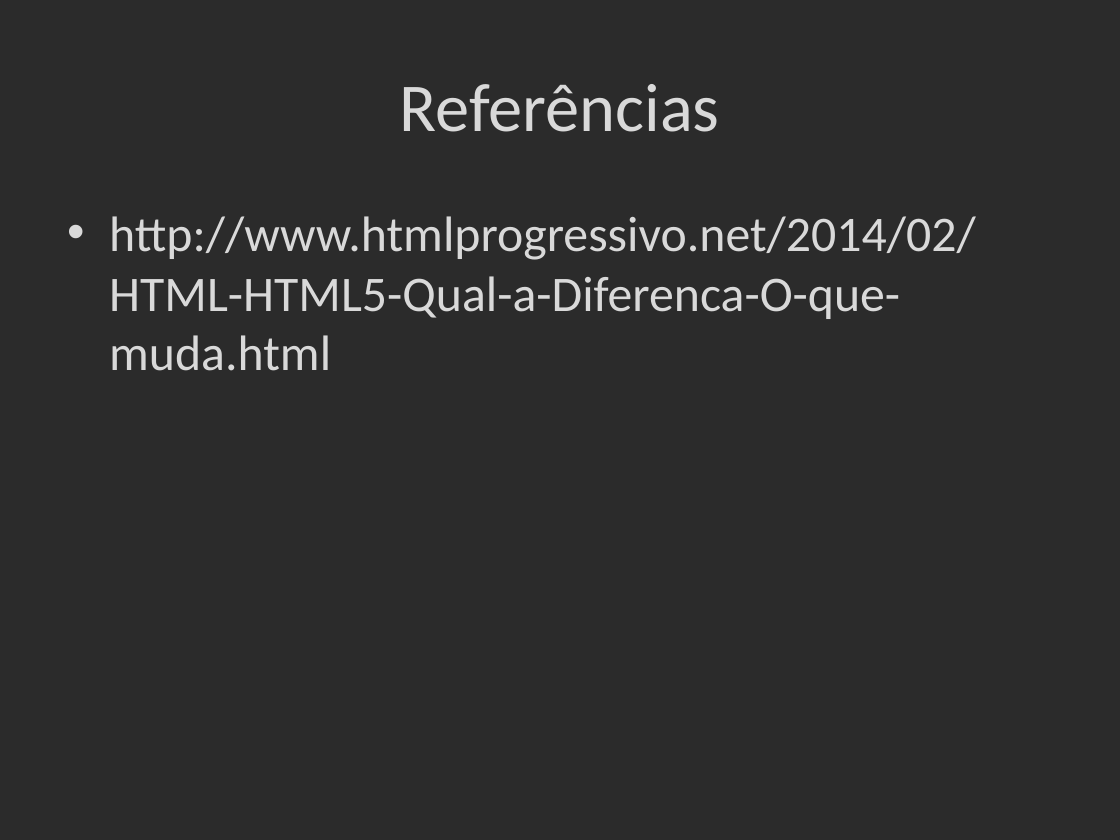
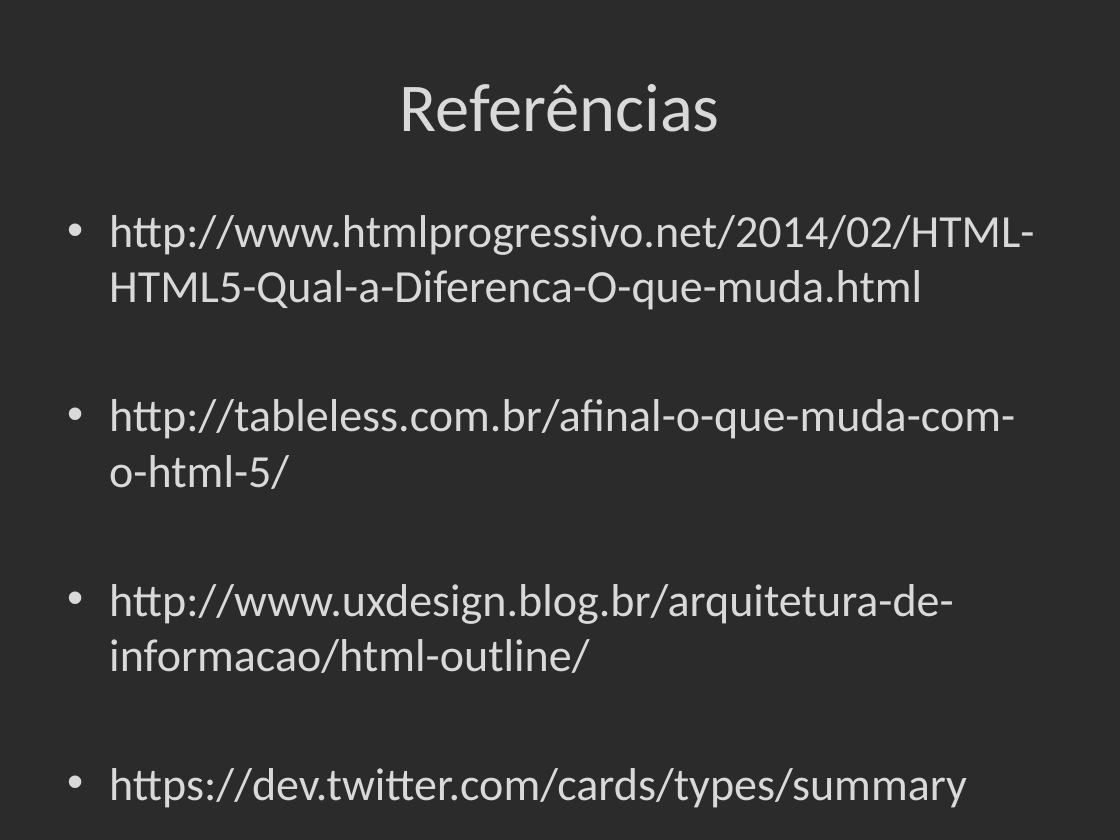
Before and after one commit to Frossard/HTML5-na-pratica, a slide deck: slide 51 of _Presentation/apresentacao.pptx (slide 36 before the commit). Drawn at 1120x840 pixels with LibreOffice and Linux fonts; fonts in the diff are those of the drawing; background and template pictures are left out; a plain dark background stands for a picture behind light text. Boxes give left, top, right and bottom in pixels: in the first picture for what was removed or moved away, otherwise in the second. Text is boxed around its words. In the diff, an @@ line names an element or a change of style, - is before the commit and + after.

```diff
--- a/_Presentation/apresentacao.pptx
+++ b/_Presentation/apresentacao.pptx
@@ text at (109, 215, 1034, 310): size 32 to 29.6 pt in "http://www.htmlprogressivo.net/2014/02/HTML-HTML5-Qual-a-Dif ..." @@
@@ text at (109, 399, 1015, 808): paragraphs added @@
+• http://tableless.com.br/afinal-o-que-muda-com-o-html-5/
+• http://www.uxdesign.blog.br/arquitetura-de-informacao/html-outline/
+• https://dev.twitter.com/cards/types/summary
```
Also in this commit, not shown: 7 other slides changed, 19 slides added, 3 slides removed.
